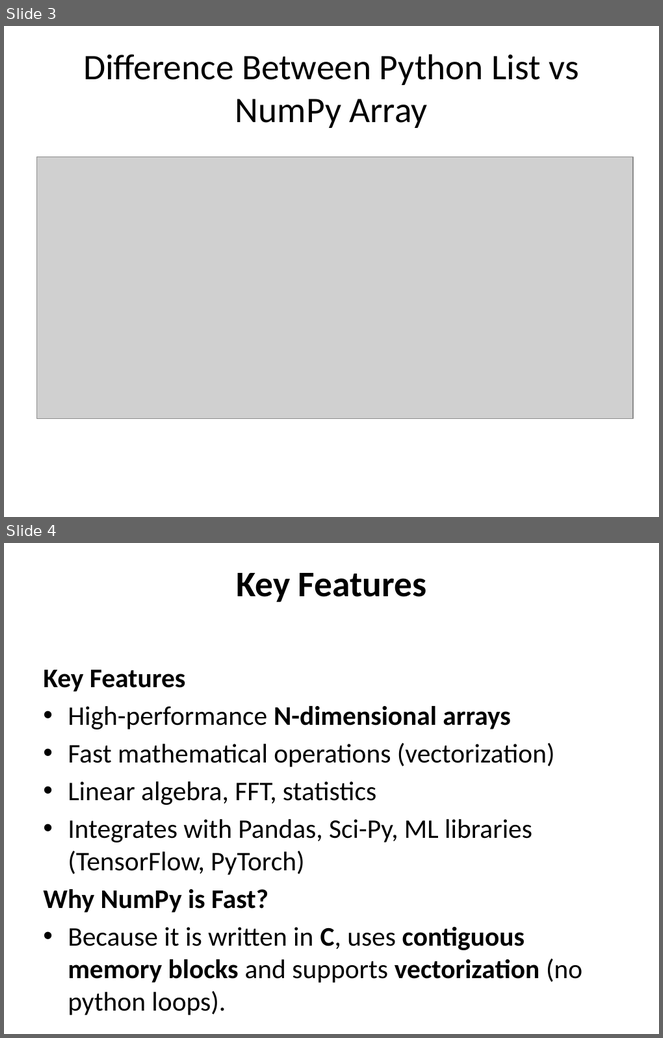
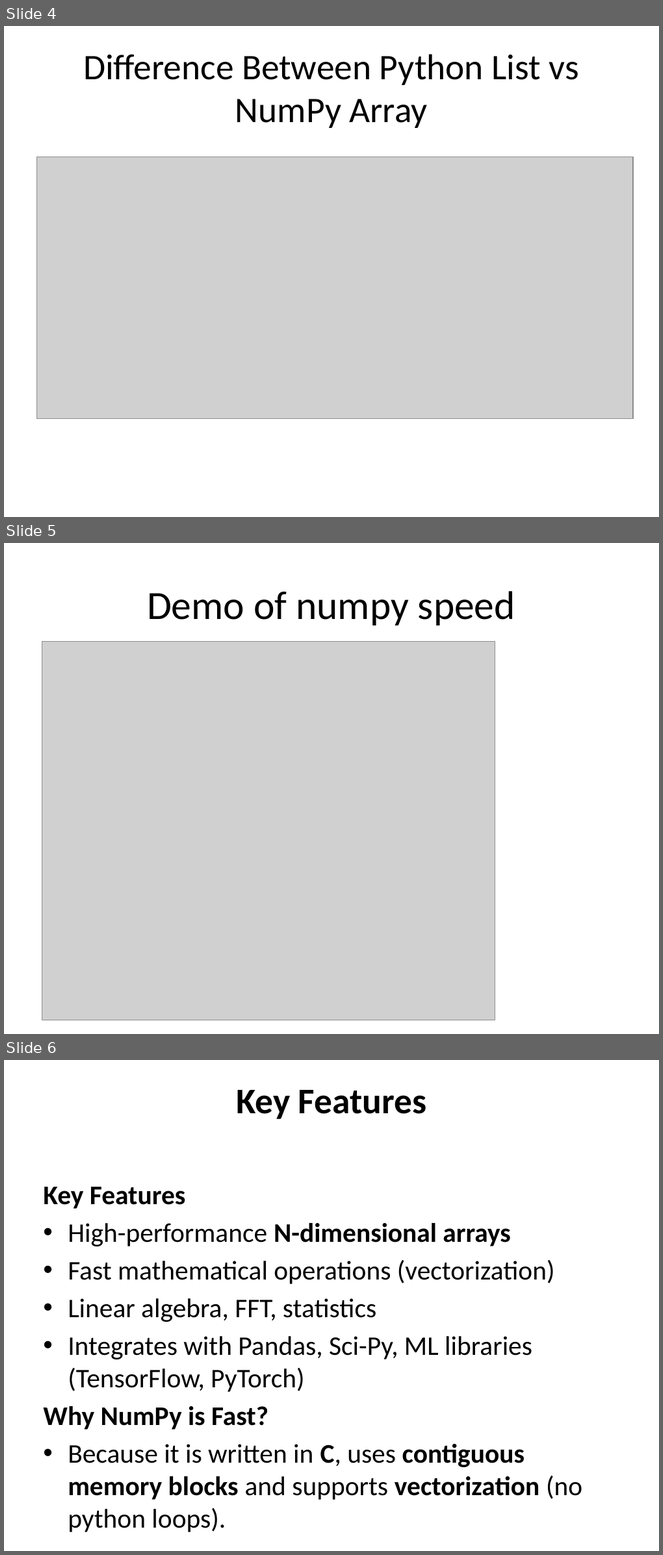
Before and after one commit to tamilgovind2025/tamilgovind2025_projects, a slide deck: 00_python_projects/01_numpy/00_numpy_complete_notes.pptx. Shown one above the other, each under a label of ours: slides 3 and 4 before the commit, slides 4, 5 and 6 after it. The pictures are 663x1038 and 663x1555 pixels, drawn with LibreOffice and Linux fonts; fonts in the diff are those of the drawing; grey boxes stand for pictures. Boxes give left, top, right and bottom in pixels: in the first picture for what was removed or moved away, otherwise in the second. Text is boxed around its words. In the diff, an @@ line names an element or a change of style, - is before the commit and + after.

Commit message:
numpy ver2 updated

```diff
--- a/00_python_projects/01_numpy/00_numpy_complete_notes.pptx
+++ b/00_python_projects/01_numpy/00_numpy_complete_notes.pptx
@@ slide 5 added at box(4, 543, 659, 1034), background #FFFFFF @@
@@ title added at box(147, 591, 516, 626), 44 pt, text #000000 @@
+Demo of numpy speed
@@ picture added at box(42, 641, 495, 1020) @@
@@ what was slide 3 is now slide 4 @@
@@ what was slide 4 is now slide 6 @@
```
Also in this commit, not shown: 4 other slides added, 6 other files.
